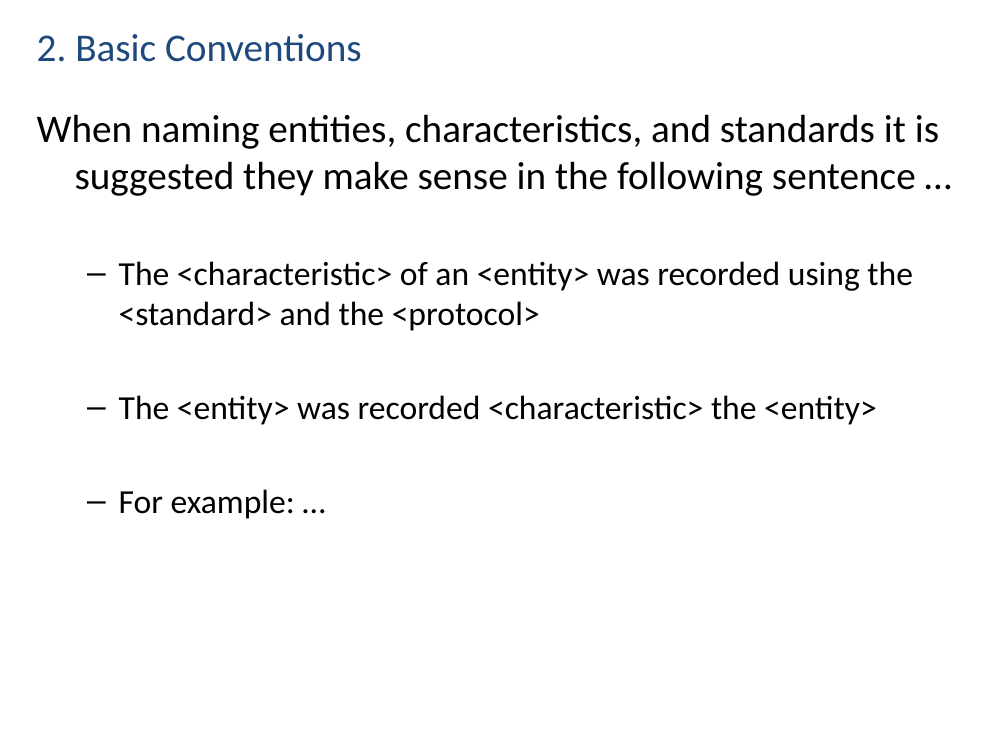
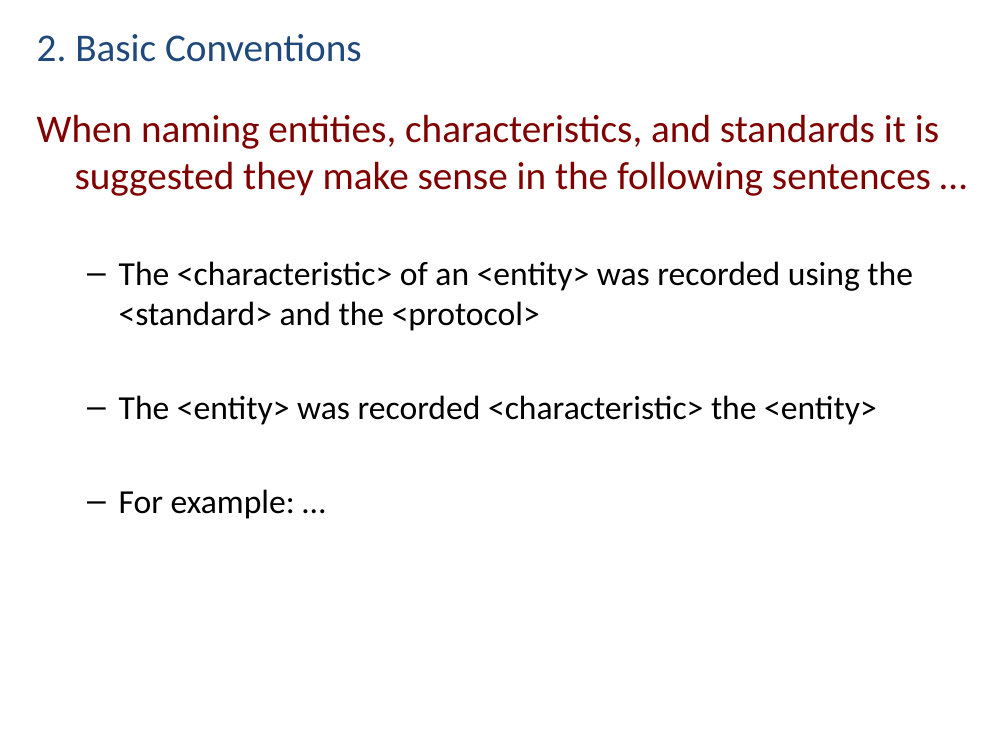
Before and after one commit to NCEAS/semtools, a slide deck: slide 6 of dev/oboe/docs/oboe-design-patterns.pptx (slide 5 before the commit). Drawn at 1008x756 pixels with LibreOffice and Linux fonts; fonts in the diff are those of the drawing. Boxes give left, top, right and bottom in pixels: in the first picture for what was removed or moved away, otherwise in the second. Text is boxed around its words. In the diff, an @@ line names an element or a change of style, - is before the commit and + after.

```diff
--- a/dev/oboe/docs/oboe-design-patterns.pptx
+++ b/dev/oboe/docs/oboe-design-patterns.pptx
@@ text at [37,114,939,196]: text changed; text colour #000000 to #800000 @@
-When naming entities, characteristics, and standards it is suggested they make sense in the following sentence …
+When naming entities, characteristics, and standards it is suggested they make sense in the following sentences …
```
Also in this commit, not shown: 8 other slides changed, 7 slides added, 2 slides removed.
